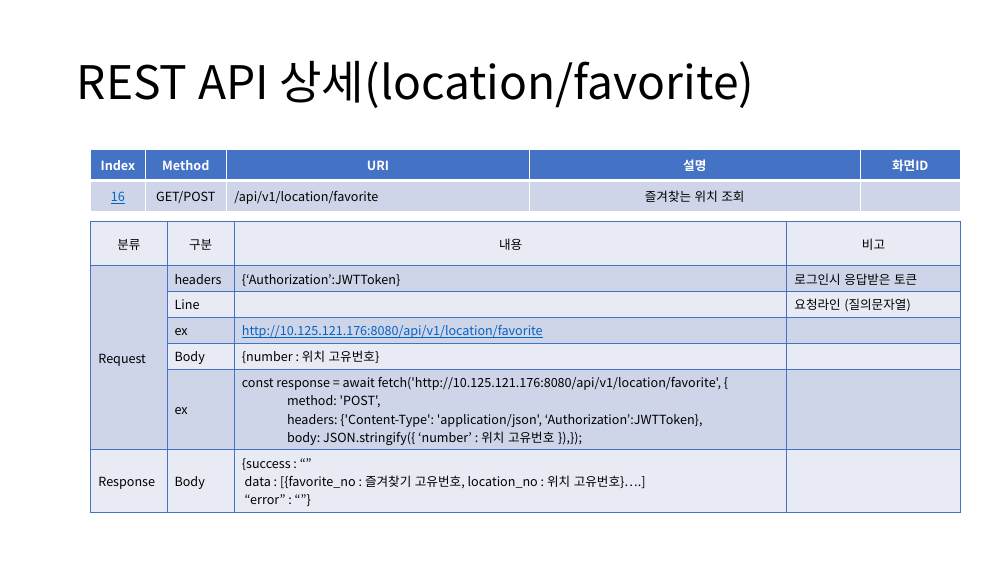
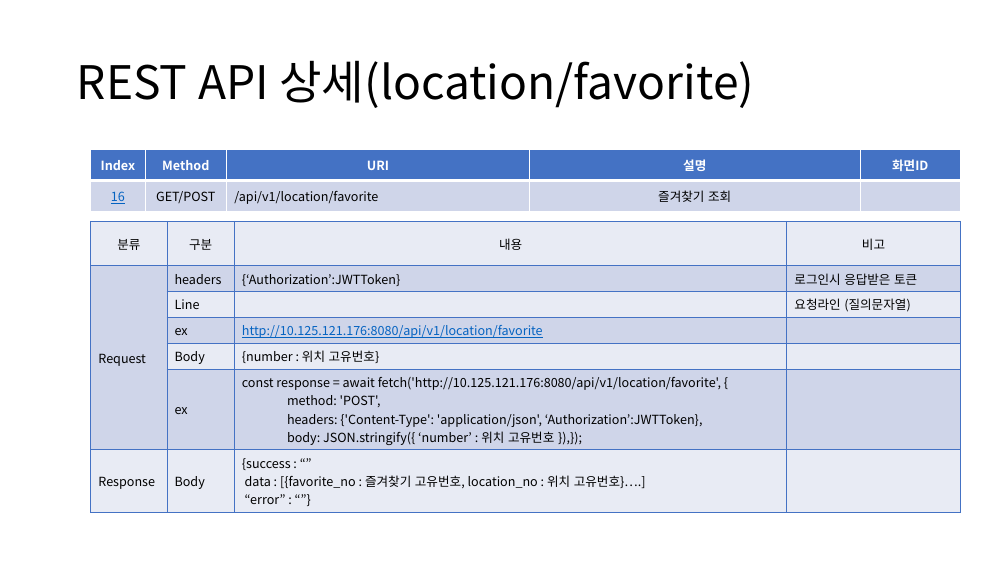
Before and after one commit to sujidaddy/workspace_miniproject, a slide deck: slide 39 of 미니프로젝트계획서제출용.pptx. Drawn at 1008x567 pixels with LibreOffice and Linux fonts; fonts in the diff are those of the drawing. Boxes give left, top, right and bottom in pixels: in the first picture for what was removed or moved away, otherwise in the second. Text is boxed around its words. In the diff, an @@ line names an element or a change of style, - is before the commit and + after.

```diff
--- a/미니프로젝트계획서제출용.pptx
+++ b/미니프로젝트계획서제출용.pptx
@@ table at [91,150,960,211] @@
-row 2, column 4: 즐겨찾는 위치 조회
+row 2, column 4: 즐겨찾기 조회
```
Also in this commit, not shown: 8 other slides changed, 1 slide added, 3 other files.
